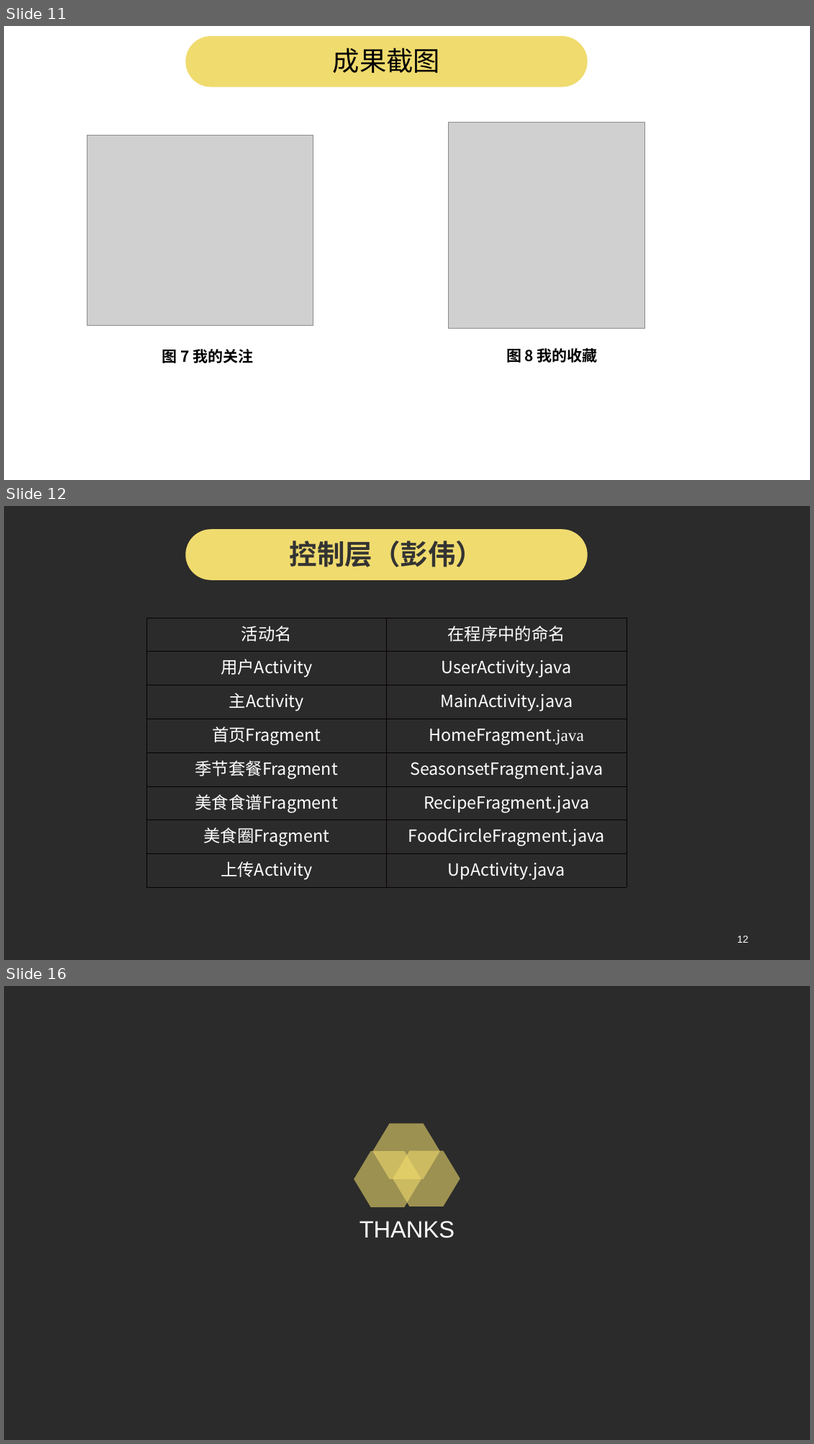
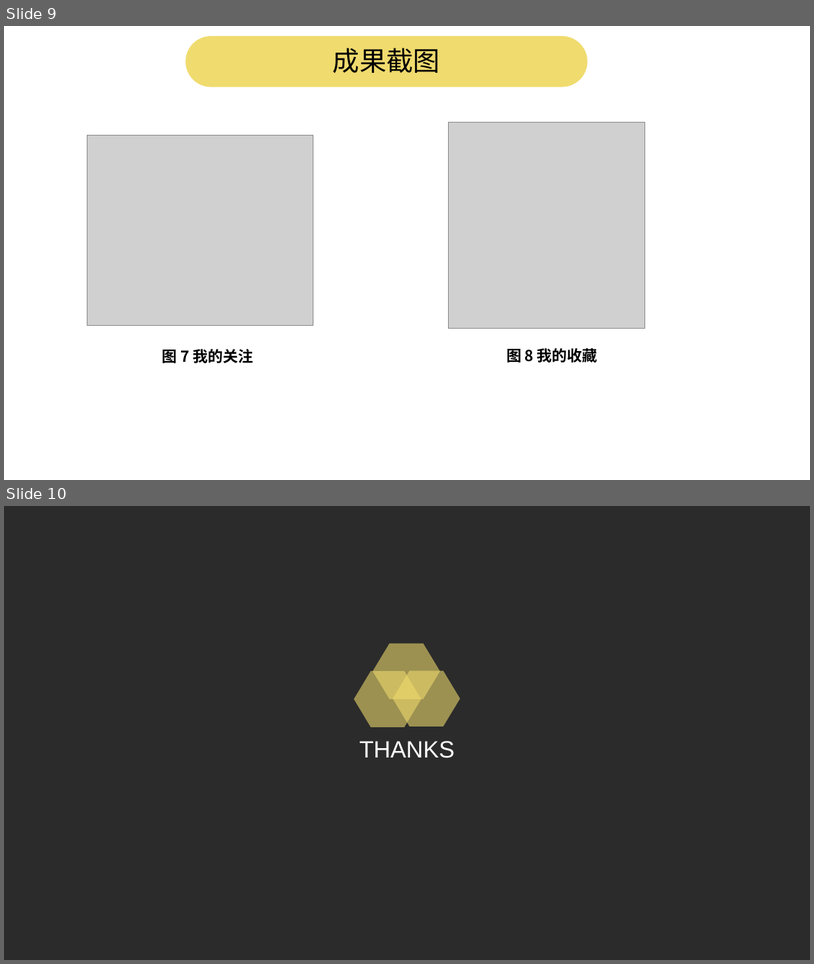
Before and after one commit to pwalan/Food_of_World, a slide deck: 小学期/面向领域实践2成果汇报.ppt. Shown one above the other, each under a label of ours: slides 11, 12 and 16 before the commit, slides 9 and 10 after it; the slides between them are not shown. The pictures are 814x1444 and 814x964 pixels, drawn with LibreOffice and Linux fonts; fonts in the diff are those of the drawing; grey boxes stand for pictures; background and template pictures are left out; a plain dark background stands for a picture behind light text. Boxes give left, top, right and bottom in pixels: in the first picture for what was removed or moved away, otherwise in the second. Text is boxed around its words. In the diff, an @@ line names an element or a change of style, - is before the commit and + after.

```diff
--- a/小学期/面向领域实践2成果汇报.ppt
+++ b/小学期/面向领域实践2成果汇报.ppt
@@ slide 12 removed at box(4, 506, 810, 960), background picture (left out) @@
@@ rounded rectangle removed at box(185, 529, 587, 579) @@
-控制层（彭伟）
@@ table removed at box(147, 617, 627, 887), 8 rows, 2 columns @@
-活动名 | 在程序中的命名
-用户Activity | UserActivity.java
-主Activity | MainActivity.java
-首页Fragment | HomeFragment.java
-季节套餐Fragment | SeasonsetFragment.java
-美食食谱Fragment | RecipeFragment.java
-美食圈Fragment | FoodCircleFragment.java
-上传Activity | UpActivity.java
@@ page number removed at box(738, 935, 749, 942) @@
-12
@@ what was slide 11 is now slide 9 @@
@@ what was slide 16 is now slide 10 @@
```
Also in this commit, not shown: 1 slide changed, 1 slide added, 6 other slides removed, 2 other files.
